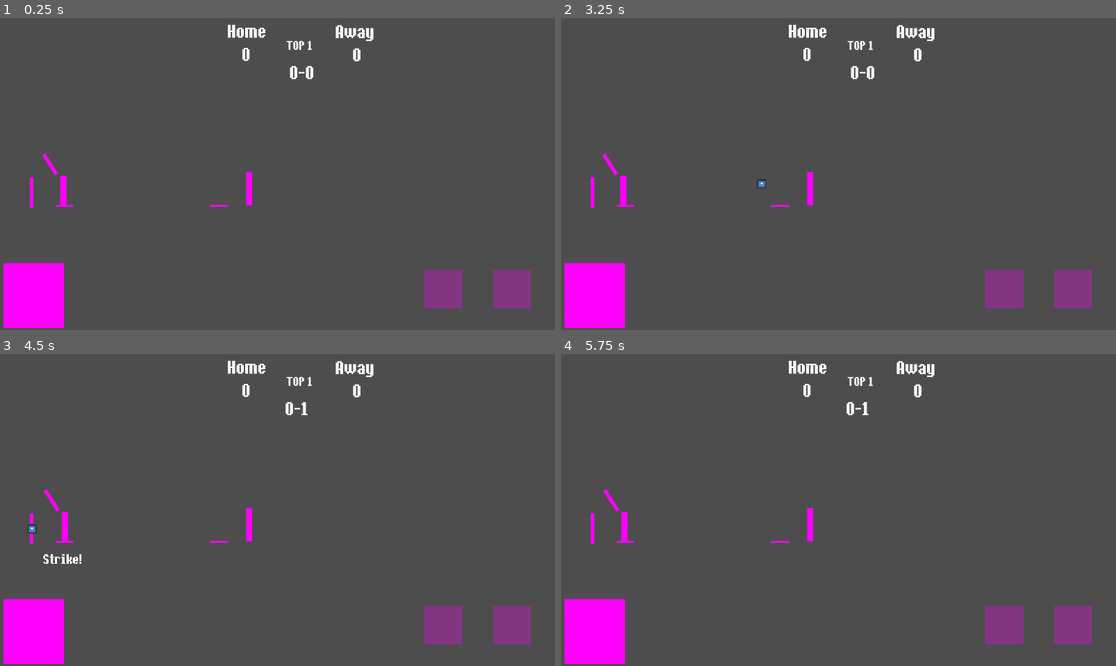
Above: before the commit, frames 1-4 (two rows, left to right).
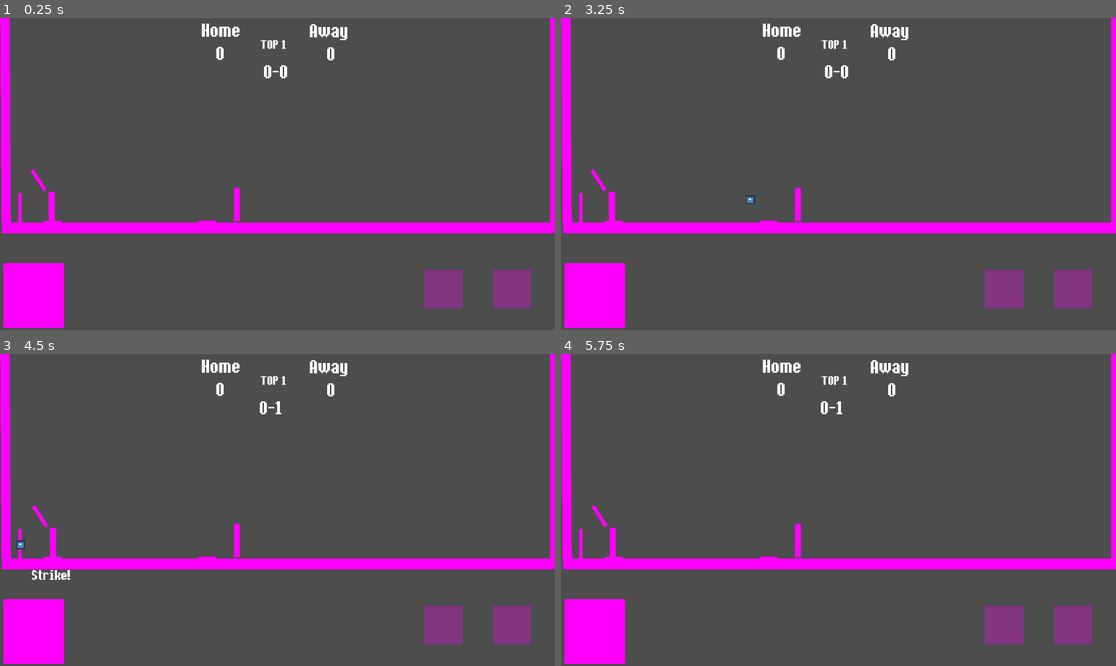
Above: after the commit, the same moments.

Repository: jam2448/580_IBL
Game: Godot game, scene res://Scenes/gameScene.tscn
Same seed, same stepped clock (60 frames per second), same inputs: the game is played once before the commit and once after it. The engine's default icon, where the game draws it, is replaced by a stand-in: a white triangle on a blue panel in a dark square.
Inputs:
- Up to frame 1 (0.25 s): no input
- Up to frame 2 (3.25 s): tap Enter at 0.5, 2 s; tap Space (swing) at 0.6, 1.25, 1.55, 2.3, 2.75, 2.85 s; tap D (advanceRunners) at 1.35 s; hold A (returnRunners) 2.03-2.78 s
- Up to frame 3 (4.5 s): tap Space (swing) at 3.6 s; tap D (advanceRunners) at 4.35 s
- Up to frame 4 (5.75 s): tap Space (swing) at 4.55, 5.3 s; tap Enter at 5 s; hold A (returnRunners) from 5.03 s (still down)

The runs differ from the first frame. In frame 1, 7.2% of the frame differs, in the area x 0-100%, y 0-70%; in frame 2, 7.2%; in frame 3, 7.3%, in the area x 0-100%, y 0-73%; in frame 4, 7.1%.

Commit message:
milestone 2 adjustments

Diff:
--- a/indoorbaseballproj/Scenes/base.tscn
+++ b/indoorbaseballproj/Scenes/base.tscn
@@ -3,7 +3,7 @@
 [ext_resource type="Script" path="res://Scripts/bases.gd" id="1_yaupi"]
 
 [sub_resource type="RectangleShape2D" id="RectangleShape2D_0kg6p"]
-size = Vector2(12, 17)
+size = Vector2(11, 17)
 
 [sub_resource type="PlaceholderTexture2D" id="PlaceholderTexture2D_ddpt5"]
 
@@ -16,7 +16,7 @@
 script = ExtResource("1_yaupi")
 
 [node name="CollisionShape2D" type="CollisionShape2D" parent="."]
-position = Vector2(1, -6.5)
+position = Vector2(0.5, -6.5)
 shape = SubResource("RectangleShape2D_0kg6p")
 
 [node name="Sprite2D" type="Sprite2D" parent="."]
@@ -25,6 +25,7 @@
 texture = SubResource("PlaceholderTexture2D_ddpt5")
 
 [node name="safeArea" type="Area2D" parent="."]
+disable_mode = 2
 collision_mask = 5
 
 [node name="CollisionShape2D" type="CollisionShape2D" parent="safeArea"]
--- a/indoorbaseballproj/Scenes/bat.tscn
+++ b/indoorbaseballproj/Scenes/bat.tscn
@@ -5,7 +5,7 @@
 [sub_resource type="PlaceholderTexture2D" id="PlaceholderTexture2D_pp3y4"]
 
 [sub_resource type="RectangleShape2D" id="RectangleShape2D_qwb7v"]
-size = Vector2(6, 23)
+size = Vector2(6, 22)
 
 [node name="bat" type="Area2D"]
 collision_layer = 2
@@ -18,7 +18,7 @@
 texture = SubResource("PlaceholderTexture2D_pp3y4")
 
 [node name="CollisionShape2D" type="CollisionShape2D" parent="."]
-position = Vector2(0, -13.5)
+position = Vector2(0, -13)
 shape = SubResource("RectangleShape2D_qwb7v")
 one_way_collision_margin = 50.2
 
--- a/indoorbaseballproj/Scenes/gameScene.tscn
+++ b/indoorbaseballproj/Scenes/gameScene.tscn
@@ -22,34 +22,43 @@
 [sub_resource type="RectangleShape2D" id="RectangleShape2D_gh6db"]
 size = Vector2(237, 8)
 
+[sub_resource type="PlaceholderTexture2D" id="PlaceholderTexture2D_b8uwo"]
+
 [sub_resource type="RectangleShape2D" id="RectangleShape2D_st4rl"]
 size = Vector2(238.049, 7.87148)
 
 [sub_resource type="RectangleShape2D" id="RectangleShape2D_ddfje"]
 size = Vector2(238.066, 7.87149)
 
+[sub_resource type="PlaceholderTexture2D" id="PlaceholderTexture2D_deb53"]
+
 [sub_resource type="PhysicsMaterial" id="PhysicsMaterial_3j1hm"]
-friction = 0.37
-bounce = 0.12
+friction = 0.5
+rough = true
+bounce = 0.3
 
 [sub_resource type="RectangleShape2D" id="RectangleShape2D_u1j2q"]
-size = Vector2(2120, 12)
+size = Vector2(537, 12)
 
 [sub_resource type="RectangleShape2D" id="RectangleShape2D_dorem"]
-size = Vector2(2394, 14)
+size = Vector2(537, 11)
+
+[sub_resource type="PlaceholderTexture2D" id="PlaceholderTexture2D_pkffm"]
 
 [sub_resource type="PhysicsMaterial" id="PhysicsMaterial_x8c6q"]
-friction = 0.11
+friction = 0.0
 bounce = 0.3
 
 [sub_resource type="RectangleShape2D" id="RectangleShape2D_7ffbn"]
 size = Vector2(527, 10)
 
+[sub_resource type="PlaceholderTexture2D" id="PlaceholderTexture2D_8qbbg"]
+
 [node name="Node2D" type="Node2D"]
 
 [node name="Camera2D" type="Camera2D" parent="." node_paths=PackedStringArray("home_plate")]
 unique_name_in_owner = true
-position = Vector2(55, -31)
+position = Vector2(66, -46)
 zoom = Vector2(2.2, 2.2)
 position_smoothing_enabled = true
 position_smoothing_speed = 2.0
@@ -77,6 +86,11 @@
 shape = SubResource("RectangleShape2D_gh6db")
 debug_color = Color(0.82404, 0.399217, 3.85046e-07, 0.42)
 
+[node name="Sprite2D" type="Sprite2D" parent="frontWall"]
+position = Vector2(-24.7618, 2.02639)
+scale = Vector2(238.803, 9.35558)
+texture = SubResource("PlaceholderTexture2D_b8uwo")
+
 [node name="backWall" type="StaticBody2D" parent="."]
 position = Vector2(-182, -75)
 rotation = -1.57755
@@ -98,6 +112,11 @@
 shape = SubResource("RectangleShape2D_ddfje")
 debug_color = Color(0.110359, 0.62201, 0.516468, 0.42)
 
+[node name="Sprite2D" type="Sprite2D" parent="backWall"]
+position = Vector2(44.4461, -8.43431)
+scale = Vector2(238.634, 8.79241)
+texture = SubResource("PlaceholderTexture2D_deb53")
+
 [node name="floor" type="StaticBody2D" parent="."]
 position = Vector2(0, 1)
 collision_layer = 8
@@ -106,7 +125,7 @@
 script = ExtResource("4_rcga1")
 
 [node name="CollisionShape2D" type="CollisionShape2D" parent="floor"]
-position = Vector2(728, 4)
+position = Vector2(70.5, 4)
 shape = SubResource("RectangleShape2D_u1j2q")
 
 [node name="Area2D" type="Area2D" parent="floor"]
@@ -115,9 +134,14 @@
 collision_mask = 4
 
 [node name="CollisionShape2D" type="CollisionShape2D" parent="floor/Area2D"]
-position = Vector2(601, 6)
+position = Vector2(71.5, 4.5)
 shape = SubResource("RectangleShape2D_dorem")
 debug_color = Color(0.110359, 0.62201, 0.516468, 0.42)
+
+[node name="Sprite2D" type="Sprite2D" parent="floor"]
+position = Vector2(71, 4)
+scale = Vector2(530, 10)
+texture = SubResource("PlaceholderTexture2D_pkffm")
 
 [node name="celing" type="StaticBody2D" parent="."]
 position = Vector2(60, -220)
@@ -129,6 +153,11 @@
 [node name="CollisionShape2D" type="CollisionShape2D" parent="celing"]
 position = Vector2(9, -23)
 shape = SubResource("RectangleShape2D_7ffbn")
+
+[node name="Sprite2D" type="Sprite2D" parent="celing"]
+position = Vector2(9.00001, -23)
+scale = Vector2(528, 10)
+texture = SubResource("PlaceholderTexture2D_8qbbg")
 
 [node name="GameManager" type="Node" parent="."]
 unique_name_in_owner = true
@@ -156,9 +185,9 @@
 
 [node name="playLabel" type="Label" parent="."]
 offset_left = -33.0
-offset_top = -60.0
+offset_top = -53.0
 offset_right = 30.0
-offset_bottom = -37.0
+offset_bottom = -30.0
 theme_override_fonts/font = ExtResource("7_tdruc")
 theme_override_font_sizes/font_size = 16
 horizontal_alignment = 1
@@ -176,56 +205,56 @@
 [node name="CanvasLayer" type="CanvasLayer" parent="."]
 
 [node name="CountLabel" type="Label" parent="CanvasLayer"]
-offset_left = 593.0
-offset_top = 91.0
-offset_right = 661.0
-offset_bottom = 138.0
+offset_left = 539.0
+offset_top = 89.0
+offset_right = 607.0
+offset_bottom = 136.0
 theme_override_fonts/font = ExtResource("7_tdruc")
 theme_override_font_sizes/font_size = 48
 text = " 0-0"
 
 [node name="InningLabel" type="Label" parent="CanvasLayer"]
-offset_left = 595.0
-offset_top = 42.0
-offset_right = 659.0
-offset_bottom = 73.0
+offset_left = 541.0
+offset_top = 40.0
+offset_right = 605.0
+offset_bottom = 71.0
 theme_override_fonts/font = ExtResource("7_tdruc")
 theme_override_font_sizes/font_size = 32
 text = "TOP 1"
 
 [node name="HomeLabel" type="Label" parent="CanvasLayer"]
-offset_left = 473.0
-offset_top = 5.0
-offset_right = 554.0
-offset_bottom = 47.0
+offset_left = 419.0
+offset_top = 3.0
+offset_right = 500.0
+offset_bottom = 45.0
 theme_override_fonts/font = ExtResource("7_tdruc")
 theme_override_font_sizes/font_size = 48
 text = "Home"
 
 [node name="AwayLabel" type="Label" parent="CanvasLayer"]
-offset_left = 697.0
-offset_top = 6.0
-offset_right = 778.0
-offset_bottom = 48.0
+offset_left = 643.0
+offset_top = 4.0
+offset_right = 724.0
+offset_bottom = 46.0
 theme_override_fonts/font = ExtResource("7_tdruc")
 theme_override_font_sizes/font_size = 48
 text = "Away"
 
 [node name="AwayScore" type="Label" parent="CanvasLayer"]
-offset_left = 722.0
-offset_top = 54.0
-offset_right = 763.0
-offset_bottom = 96.0
+offset_left = 668.0
+offset_top = 52.0
+offset_right = 709.0
+offset_bottom = 94.0
 theme_override_fonts/font = ExtResource("7_tdruc")
 theme_override_font_sizes/font_size = 48
 text = "0"
 horizontal_alignment = 1
 
 [node name="HomeScore" type="Label" parent="CanvasLayer"]
-offset_left = 493.0
-offset_top = 53.0
-offset_right = 531.0
-offset_bottom = 95.0
+offset_left = 439.0
+offset_top = 51.0
+offset_right = 477.0
+offset_bottom = 93.0
 theme_override_fonts/font = ExtResource("7_tdruc")
 theme_override_font_sizes/font_size = 48
 text = "0"
--- a/indoorbaseballproj/Scenes/pitcherAI.tscn
+++ b/indoorbaseballproj/Scenes/pitcherAI.tscn
@@ -14,6 +14,8 @@
 [node name="Pitcher" type="CharacterBody2D"]
 collision_layer = 4
 collision_mask = 9
+slide_on_ceiling = false
+safe_margin = 0.001
 script = ExtResource("1_whe6j")
 gameBall = ExtResource("2_e3hv2")
 
@@ -34,7 +36,6 @@
 rotation = 1.5708
 
 [node name="FieldingRange" type="Area2D" parent="."]
-visible = false
 
 [node name="CollisionShape2D" type="CollisionShape2D" parent="FieldingRange"]
 position = Vector2(0, -1)
--- a/indoorbaseballproj/Scenes/strikeZone.tscn
+++ b/indoorbaseballproj/Scenes/strikeZone.tscn
@@ -1,6 +1,6 @@
 [gd_scene load_steps=5 format=3 uid="uid://dwv5vjo0xkpfw"]
 
-[ext_resource type="Script" path="res://strike_zone.gd" id="1_gdetu"]
+[ext_resource type="Script" path="res://Scripts/strike_zone.gd" id="1_gdetu"]
 
 [sub_resource type="RectangleShape2D" id="RectangleShape2D_62b5u"]
 size = Vector2(2, 14.25)
@@ -12,7 +12,7 @@
 
 [node name="strikeZone" type="Area2D"]
 collision_layer = 2
-collision_mask = 13
+collision_mask = 12
 script = ExtResource("1_gdetu")
 
 [node name="Kzone" type="CollisionShape2D" parent="."]
--- a/indoorbaseballproj/Scripts/back_wall.gd
+++ b/indoorbaseballproj/Scripts/back_wall.gd
@@ -2,24 +2,17 @@
 
 @onready var gameManager = %GameManager
 
-# Called when the node enters the scene tree for the first time.
-func _ready() -> void:
-	pass # Replace with function body.
-
-
-# Called every frame. 'delta' is the elapsed time since the previous frame.
-func _process(delta: float) -> void:
-	pass
-
-
-
 
 func _on_area_2d_body_entered(body: Node2D) -> void:
+	#if there are two strikes dont add one. Otherwise Add one and reset
 	if (gameManager.strikes == 2):
 		gameManager.strikes = 2
 	else:
 		gameManager.strikes += 1
 
+	#print a new count and reset say foul ball
+	gameManager.playLabel.global_position = body.global_position
+	gameManager.playLabel.text = "Foul Ball!"
 	gameManager.count_label.text = ""
 	gameManager.count_label.text = str(gameManager.balls) + "-" + str(gameManager.strikes)
 	gameManager.reset()
--- a/indoorbaseballproj/Scripts/ball.gd
+++ b/indoorbaseballproj/Scripts/ball.gd
@@ -12,6 +12,3 @@
 func _ready() -> void:
 	linear_velocity = direction.normalized() * speed
 	set_collision_mask_value(1, false)
-
-func _process(delta: float) -> void:
-	pass
--- a/indoorbaseballproj/Scripts/bases.gd
+++ b/indoorbaseballproj/Scripts/bases.gd
@@ -5,14 +5,23 @@
 @onready var pitcher = get_node("../Pitcher")
 @onready var gameManager = get_node("../GameManager")
 @onready var timer = gameManager.get_node("Timer")
-
+@onready var safeArea = $safeArea
 
 var onSecond = false
 
 # Called every frame. 'delta' is the elapsed time since the previous frame.
 func _process(_delta: float) -> void:
-	if(pitcher.isFielded == true):
-		set_collision_mask_value(3, true)
+	# If the pitcher is standing on this base AND has fielded the ball
+	if gameManager.playMade:
+		return
+
+	if pitcher and pitcher.isFielded and safeArea.get_overlapping_bodies().has(pitcher):
+		if not batter.isSafe && global_position.distance_to(batter.targetbase) < 10:
+			gameManager.playLabel.global_position.x = batter.targetbase.x
+			gameManager.playMade = true
+			gameManager.playLabel.text = "Out!"
+			await get_tree().create_timer(1.5).timeout
+			gameManager.reset()
 	pass
 
 # update score each time the player touches home plate as long as it is not the most recent base that is touched
@@ -34,25 +43,32 @@
 
 func _on_safe_area_body_entered(_body: Node2D) -> void:
 
+	if gameManager.playMade:
+		return
+	#if this is second base, let the game know that the batter is on second base
 	if self.name == "second" && _body == batter:
 		onSecond = true
-	else:
-		onSecond == false
+		gameManager.runnerOn = true
 
-
+	#if the batter is on a base when the ball is hit, call them safe
 	if _body == batter and gameManager.hitBall:
 		batter.isSafe = true
-		gameManager.playLabel.global_position.x = batter.global_position.x
+		gameManager.playLabel.global_position.x = batter.targetbase.x
 		gameManager.playLabel.text = "Safe!"
-	elif _body == pitcher and pitcher.isFielded and global_position == batter.targetbase:
+	elif _body == pitcher and pitcher.isFielded and global_position.distance_to(batter.targetbase) < 10:
+		#if the pitcher touches the base that the batter is running to call them out and reset
 		await get_tree().process_frame
-		if not batter.isSafe:
+		if batter.isSafe == false:
 			gameManager.playLabel.global_position.x = batter.targetbase.x
 			gameManager.playLabel.text = "Out!"
+			gameManager.playMade = true
 			await get_tree().create_timer(1.5).timeout
 			gameManager.reset()
 		else:
+			#Otherwise the batter is safe. Reset at the end
 			gameManager.playLabel.text = "Safe!"
+			print("batter is safe (bases else)")
+			gameManager.playMade = true
 			await get_tree().create_timer(1.5).timeout
 			gameManager.reset()
 	else:
@@ -60,11 +76,9 @@
 
 
 
-
-
 func _on_safe_area_body_exited(body: Node2D) -> void:
 	if body == batter:
 		batter.isSafe = false
 
-
+	onSecond = false
 	gameManager.playLabel.text = " "
--- a/indoorbaseballproj/Scripts/bat.gd
+++ b/indoorbaseballproj/Scripts/bat.gd
@@ -5,7 +5,6 @@
 @export var hit_direction := Vector2.LEFT
 
 signal contact_made(body)
-
 
 #external variables
 @onready var gameManager = get_node("/root/Node2D/GameManager")
--- a/indoorbaseballproj/Scripts/batter.gd
+++ b/indoorbaseballproj/Scripts/batter.gd
@@ -46,6 +46,7 @@
 func _physics_process(delta: float) -> void:
 	# Apply gravity
 
+	#once the ball is fielded allow the batter to get hit by tha ball
 	if(gameManager.pitcher.isFielded):
 		hitRange.set_collision_mask_value(3, true)
 
@@ -65,7 +66,6 @@
 
 	# Trigger swing if pressed and not already swinging
 	if Input.is_action_just_pressed("swing") and not swinging:
-		print("I am Swinging!")
 		swinging = true
 		swing_progress = 0.0
 		$Timer.start()
@@ -76,6 +76,8 @@
 		if swing_progress < 0.5:
 			# first half of swing (down/forward)
 			batInstance.rotation = rest_rotation + lerp(0.0, swing_angle, swing_progress * 2)
+			gameManager.didSwing = true
+
 		else:
 			# done swinging
 			batInstance.rotation = rest_rotation
@@ -115,9 +117,14 @@
 
 
 func _on_area_2d_body_entered(body: Node2D) -> void:
+	if gameManager.playMade:
+		return
+
+	#if the batter gets hit with the ball they are out
 	if  body is RigidBody2D && gameManager.pitcher.hasThrown == true && isSafe == false:
 		gameManager.playLabel.global_position = global_position
-		gameManager.playLabel.global_position.y -= 15
+		gameManager.playLabel.global_position.y -= 45
 		gameManager.playLabel.text = "OUT!"
+		gameManager.playMade = true
 		await get_tree().create_timer(1).timeout
 		gameManager.reset()
--- a/indoorbaseballproj/Scripts/camera.gd
+++ b/indoorbaseballproj/Scripts/camera.gd
@@ -2,11 +2,11 @@
 
 @export var target: Node2D          # The ball or object to follow
 @export var home_plate: Node2D      # Reference to home plate for distance checks
-@export var follow_speed := 5.0     # How smoothly the camera follows the target
-var zoom_speed := 2.0       # How quickly the camera zooms in/out
+@export var follow_speed := 3.0     # How smoothly the camera follows the target
+var zoom_speed := 1.5       # How quickly the camera zooms in/out
 var min_zoom := Vector2(2.2, 2.2)   # Normal zoom when the ball is close
-var max_zoom := Vector2(0.75, 0.75)   # Zoomed out when the ball is far
-var max_distance := 1000.0       # Distance where zoom is fully maxed out
+var max_zoom := Vector2(1, 1)   # Zoomed out when the ball is far
+var max_distance := 1100     # Distance where zoom is fully maxed out
 
 func _process(delta: float) -> void:
 	if not target or not is_instance_valid(target) or not home_plate:
@@ -24,7 +24,3 @@
 
 	# Smoothly interpolate toward the target zoom
 	zoom = zoom.lerp(target_zoom, delta * zoom_speed)
-
-	# Optional: If the target stops moving, slowly return to default zoom
-	if target is RigidBody2D and target.linear_velocity.length() < 10:
-		zoom = zoom.lerp(min_zoom, delta * (zoom_speed * 0.5))
--- a/indoorbaseballproj/Scripts/floor.gd
+++ b/indoorbaseballproj/Scripts/floor.gd
@@ -2,17 +2,7 @@
 
 var hasBounced := false
 
-# Called when the node enters the scene tree for the first time.
-func _ready() -> void:
-	pass # Replace with function body.
-
-
-# Called every frame. 'delta' is the elapsed time since the previous frame.
-func _process(delta: float) -> void:
-	pass
-
-
-#if the ball hits the back wall
+#if the ball hits the floor, let the game know that it has
 func _on_area_2d_body_entered(body: Node2D) -> void:
 	if body is RigidBody2D:
 		hasBounced = true
--- a/indoorbaseballproj/Scripts/front_wall.gd
+++ b/indoorbaseballproj/Scripts/front_wall.gd
@@ -2,34 +2,25 @@
 
 @onready var gameManager = get_node("%GameManager")
 
+func _on_area_2d_body_entered(body: Node2D) -> void:
 
-# Called when the node enters the scene tree for the first time.
-func _ready() -> void:
-	pass # Replace with function body.
-
-
-# Called every frame. 'delta' is the elapsed time since the previous frame.
-func _process(delta: float) -> void:
-	pass
-
-
-
-func _on_area_2d_body_entered(body: Node2D) -> void:
+	#if the ball hits the wall on the fly, then declare a homerun
 	if body is RigidBody2D && gameManager.floor.hasBounced == false:
-		print("homerun!")
 		gameManager.playLabel.global_position = body.global_position
+		gameManager.playLabel.add_theme_font_size_override("font_size", 24)
 		gameManager.playLabel.text = "HOMERUN!!!"
 		gameManager.pitcher.isChasing = false
 		gameManager.pitcher.velocity.x = 0
 
+		#if there was a ghost runner on base, adjust the amount of runs accordingly
 		if(gameManager.runnerOn == true):
 			gameManager.increaseScore(2)
 			gameManager.runnerOn = false
-			await get_tree().create_timer(2).timeout
+			await get_tree().create_timer(1.5).timeout
 			gameManager.reset()
 
 		else:
 			gameManager.increaseScore(1)
 			await get_tree().create_timer(1).timeout
 
-			gameManager.reset()
+			gameManager.reset() #reset at the end
--- a/indoorbaseballproj/Scripts/game_manager.gd
+++ b/indoorbaseballproj/Scripts/game_manager.gd
@@ -8,10 +8,12 @@
 var strikes := 0
 var outs := 0
 var isTopofInning = true
-var cameraStartPos = Vector2(55, -31)
+var cameraStartPos = Vector2(66, -46)
 var timerStarted := false
 var hitBall := false
 var runnerOn := false
+var didSwing := false
+var playMade := false
 var bat_scene = preload("res://Scenes/bat.tscn")
 
 #get necessary game lements to control the game
@@ -50,7 +52,10 @@
 
 	#if the ball hits the Kzone or is hit backwards, reset the scene
 	if gameball:
-		if gameball.global_position.x <= -165 || kZone.isHit:
+		if gameball.global_position.x <= -175 || kZone.isHit:
+			if hitBall:
+				playLabel.global_position.x = batter.global_position.x - 15
+				playLabel.text = "Foul!"
 			if timerStarted == false:
 				$Timer.start()
 				timerStarted = true
@@ -90,16 +95,15 @@
 
 		# If ghost runner is close to home (you can adjust the threshold)
 		if distance_to_home < 40.0:
-			print("Ghost runner scored before reset!")
 			increaseScore(1)
 			ghost_instance.queue_free()
 			runnerOn = false
 		else:
-			# Move ghost runner back to second base
-			print("Returning ghost runner to second base")
-			ghost_instance.global_position = batter.SECOND_BASE
-			ghost_instance.velocity.x = 0
-			print(runnerOn)
+			if ghost_instance.hasMoved:
+				# Move ghost runner back to second base
+				ghost_instance.global_position = batter.SECOND_BASE
+				ghost_instance.velocity.x = 0
+				print(runnerOn)
 
 
 	# If the batter is safe on second base, spawn a ghost runner
@@ -111,7 +115,9 @@
 			ghost_instance.queue_free()
 
 
+
 	#clear the play label text
+	playLabel.add_theme_font_size_override("font_size", 16)
 	playLabel.text = ""
 
 	#stop the pitcher and batter from moving
@@ -180,6 +186,8 @@
 	kZone.isHit = false
 	kZone.isStrike = false
 	camera.target = null
+	didSwing = false
+	playMade = false
 	camera.global_position = cameraStartPos
 	camera.zoom = Vector2(2.2,2.2)
 	$Timer.stop()
@@ -206,8 +214,6 @@
 	return_button.action = "returnRunners"
 	swing_button.action = ""
 
-
-
 #find the ball pitched by the pitcher
 func findBall(ball: RigidBody2D) -> void:
 	if ball:
--- a/indoorbaseballproj/Scripts/ghostRunner.gd
+++ b/indoorbaseballproj/Scripts/ghostRunner.gd
@@ -4,10 +4,9 @@
 @onready var gameManager = get_node("../GameManager")
 @onready var second: Node2D = null
 var isSafe := true
-
 var homePlate
-
 var speed = 35.0
+var hasMoved := false
 
 func _ready() -> void:
 	modulate.a = 0.3
@@ -24,6 +23,7 @@
 	#if the ball is hit and the ball hits the ground, run home and try to score
 	if gameManager && gameManager.hitBall && gameManager.pitcher.floor.hasBounced == true:
 		if second:
+			hasMoved = true
 			var direction = (homePlate - global_position).normalized()
 			velocity.x = direction.x * speed
 
--- a/indoorbaseballproj/Scripts/pitcher_ai.gd
+++ b/indoorbaseballproj/Scripts/pitcher_ai.gd
@@ -47,7 +47,6 @@
 func throwPitch():
 	#as long as the gameball is not null, instantiate it at the release point and make it travel to the pitch direction
 	if gameBall:
-
 		currentBall = gameBall.instantiate()
 		currentBall.gravity_scale = randf_range(0.007, 0.075)
 		currentBall.speed = randf_range(200, 250)
@@ -77,9 +76,10 @@
 		currentBall.set_collision_mask_value(1,true)
 		#if the pitcher contacts the ball before it hits the ground, the batter is out
 		if floor.hasBounced == false:
-			gameManager.playLabel.global_position.x = global_position.x
+			gameManager.playLabel.global_position.x = batter.targetbase.x - 15
+			gameManager.playMade = true
+			velocity.x = 0
 			gameManager.playLabel.text = "Out!"
-			velocity.x = 0
 			await get_tree().create_timer(0.75).timeout
 			gameManager.reset()
 
@@ -109,9 +109,8 @@
 					isFielded = false
 					isChasing = true
 					hasThrown = true
-
 					#slow the pitcher down
-					velocity.x = 0
+					velocity.x = 30
 
 		#if none of the above things happen, then run the ball back in
 		else:
@@ -126,9 +125,6 @@
 			fieldingArea.set_collision_mask_value(3, true)
 			direction = (currentBall.global_position - global_position).normalized()
 			velocity.x = direction.x * speed
-
-
-
 	move_and_slide()
 
 
@@ -140,7 +136,6 @@
 		#print("setting the ball position to releasePoint")
 		currentBall.global_position = releasePoint.global_position
 		isPickedUp = true
-
 	pass
 
 #Restart the timer
@@ -167,21 +162,23 @@
 
 	#if the pitcher has fielded the ball, and contacts the batter,and the batter is not safe they are out
 	if body == batter && isFielded && batter.isSafe == false:
-		gameManager.playLabel.global_position.x = batter.global_position.x
+		gameManager.playMade = true
+		velocity.x = 0
 		gameManager.playLabel.text = "Out!"
-		velocity.x = 0
 		await get_tree().create_timer(1).timeout
 		gameManager.reset()
 
+	#if the batter is safe when tagged, then they are safe
 	if(body == batter && isFielded && batter.isSafe):
-		gameManager.playLabel.global_position.x = batter.global_position.x
+		gameManager.playMade = true
+		velocity.x = 0
 		gameManager.playLabel.text = "Safe!"
-		velocity.x = 0
 		await get_tree().create_timer(1).timeout
 		gameManager.reset()
 
 
 
+#when there is a new bat, then reconnect the signal from the old bat to the new
 func connect_bat_signal(new_bat: Node):
 	if new_bat and not new_bat.is_connected("contact_made", Callable(self, "_on_bat_hit")):
 		new_bat.connect("contact_made", Callable(self, "_on_bat_hit"))
--- a/indoorbaseballproj/strike_zone.gd
+++ b/indoorbaseballproj/Scripts/strike_zone.gd
@@ -26,6 +26,7 @@
 		#of the ball hits the ground before hitting the backstop, it is automatically a ball
 		if(gameManager.floor.hasBounced):
 			_on_backstop_body_entered(_body)
+			return
 
 		#stop the ball and call a strike
 		var ball = _body as RigidBody2D
@@ -49,8 +50,30 @@
 #if it does, then add a ball to the count and print out the new count
 
 func _on_backstop_body_entered(body: Node2D) -> void:
+
+	#call a strike if the player swungat the ball
+	if gameManager.didSwing:
+		if body is RigidBody2D && gameManager.hitBall == false && isHit == false:
+			#stop the ball and call a strike
+			var ball = body as RigidBody2D
+			ball.set_collision_mask_value(2,false)
+			ball.gravity_scale = 0
+			ball.linear_velocity = Vector2.RIGHT
+			isStrike = true
+			gameManager.strikes += 1
+			gameManager.count_label.text = str(gameManager.balls) + "-" + str(gameManager.strikes)
+
+			#move the playlabel and tell the batter that a strike was called
+			gameManager.playLabel.global_position = global_position
+			gameManager.playLabel.global_position.y += 7
+			gameManager.playLabel.global_position.x -= 5
+			gameManager.playLabel.text = "Strike!"
+			isHit = true
+			return
+
+
+	#if not then call a ball
 	if(isStrike == false && gameManager.hitBall == false && isHit == false):
-
 		#call a ball
 		if body is RigidBody2D:
 			body.set_collision_mask_value(2,false)
@@ -65,5 +88,4 @@
 			var ball = body as RigidBody2D
 			ball.linear_velocity = Vector2.RIGHT
 			ball.gravity_scale = 0
-
 			isHit = true
Not shown: 1 places in indoorbaseballproj/Scenes/gameScene.tscn that only renumber resources
Not shown, changed: indoorbaseballproj/export_presets.cfg
